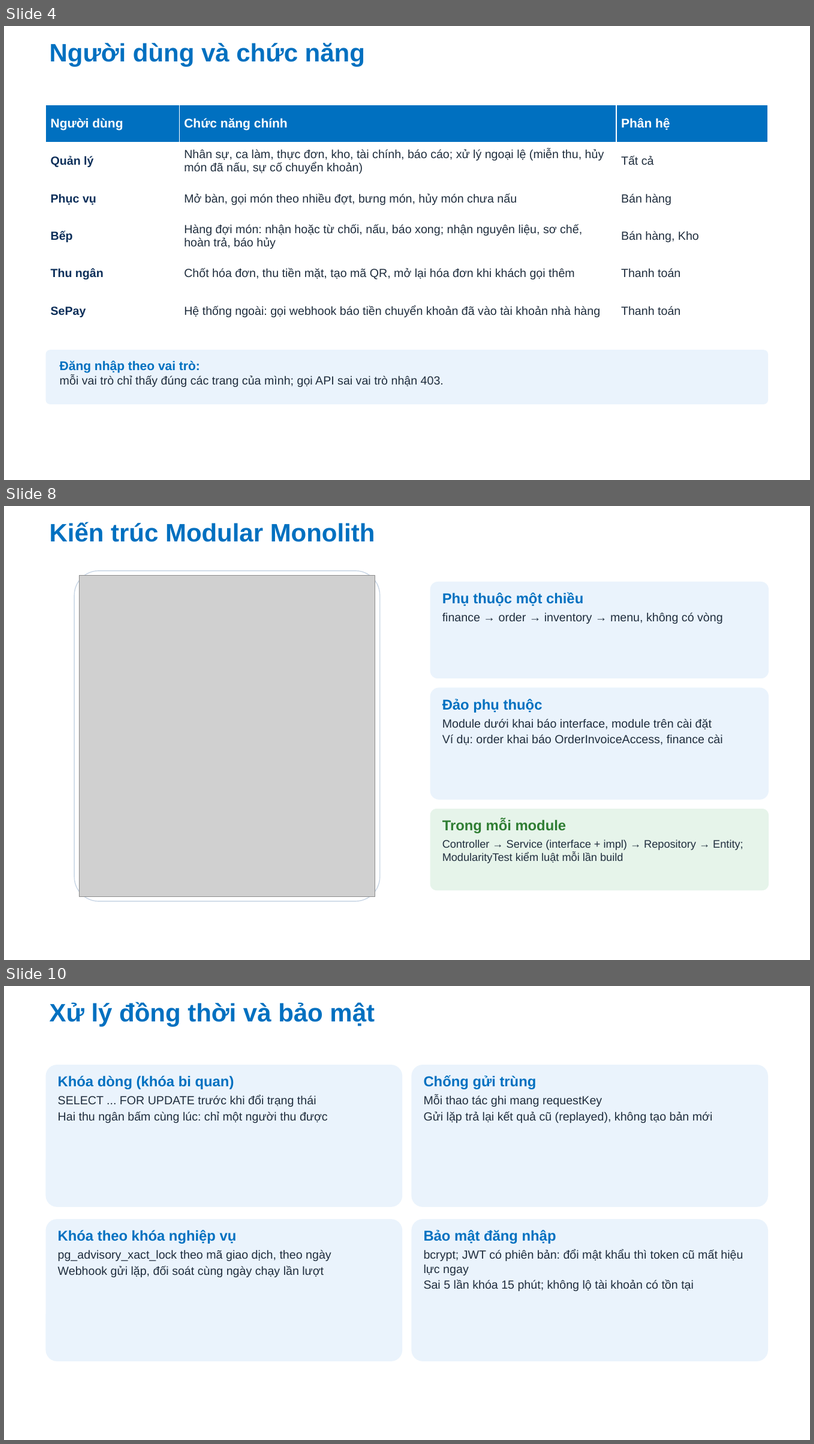
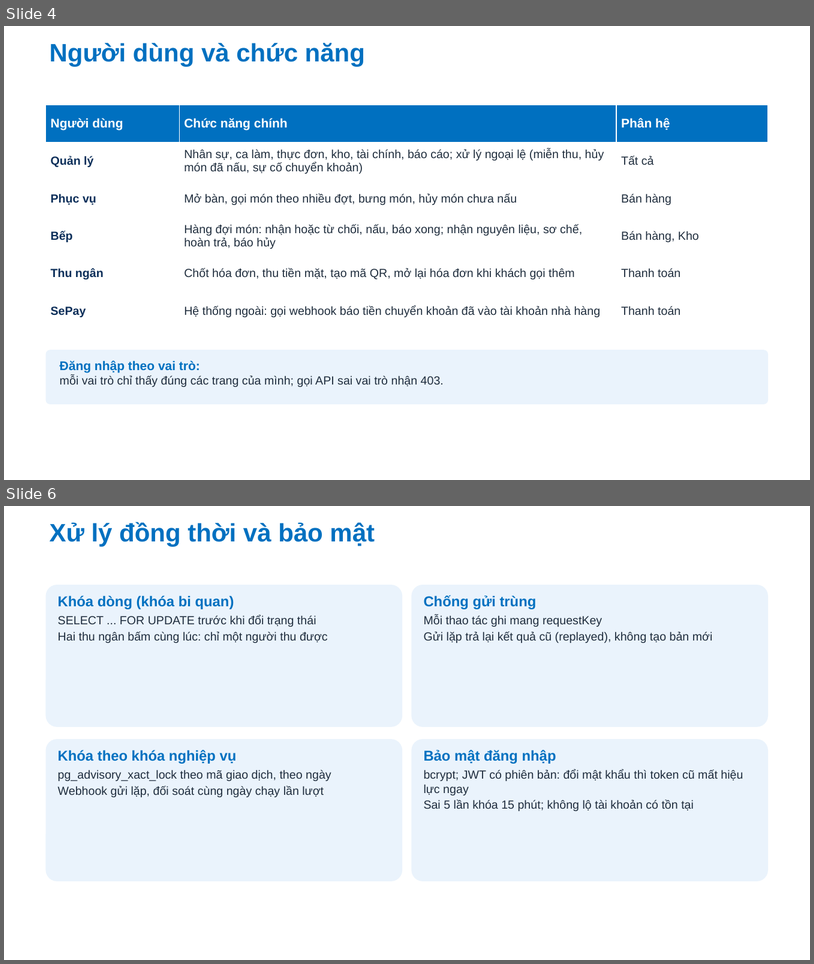
Before and after one commit to Anpham120/restaurant-management-system, a slide deck: docs/bao-cao-ltnc/Slide_LapTrinhNangCao_AtlasRestaurant.pptx. Shown one above the other, each under a label of ours: slides 4, 8 and 10 before the commit, slides 4 and 6 after it; the slides between them are not shown. The pictures are 814x1444 and 814x964 pixels, drawn with LibreOffice and Linux fonts; fonts in the diff are those of the drawing; grey boxes stand for pictures; background and template pictures are left out. Boxes give left, top, right and bottom in pixels: in the first picture for what was removed or moved away, otherwise in the second. Text is boxed around its words. In the diff, an @@ line names an element or a change of style, - is before the commit and + after.

```diff
--- a/docs/bao-cao-ltnc/Slide_LapTrinhNangCao_AtlasRestaurant.pptx
+++ b/docs/bao-cao-ltnc/Slide_LapTrinhNangCao_AtlasRestaurant.pptx
@@ slide 8 removed at (4, 506, 810, 960), background #FFFFFF @@
@@ title removed at (50, 522, 375, 542) @@
-Kiến trúc Modular Monolith
@@ rounded rectangle removed at (74, 571, 380, 901) @@
@@ picture removed at (79, 576, 375, 896) @@
@@ rounded rectangle removed at (431, 582, 769, 678) @@
@@ text removed at (443, 592, 723, 624) @@
-Phụ thuộc một chiều
-finance → order → inventory → menu, không có vòng
@@ rounded rectangle removed at (431, 687, 769, 799) @@
@@ text removed at (443, 699, 723, 745) @@
-Đảo phụ thuộc
-Module dưới khai báo interface, module trên cài đặt
-Ví dụ: order khai báo OrderInvoiceAccess, finance cài
@@ rounded rectangle removed at (431, 808, 769, 890) @@
@@ text removed at (443, 819, 743, 863) @@
-Trong mỗi module
-Controller → Service (interface + impl) → Repository → Entity; ModularityTest kiểm luật mỗi lần build
@@ what was slide 10 is now slide 6 @@
```
Also in this commit, not shown: 2 slides added, 5 other slides removed, 1 other file.
